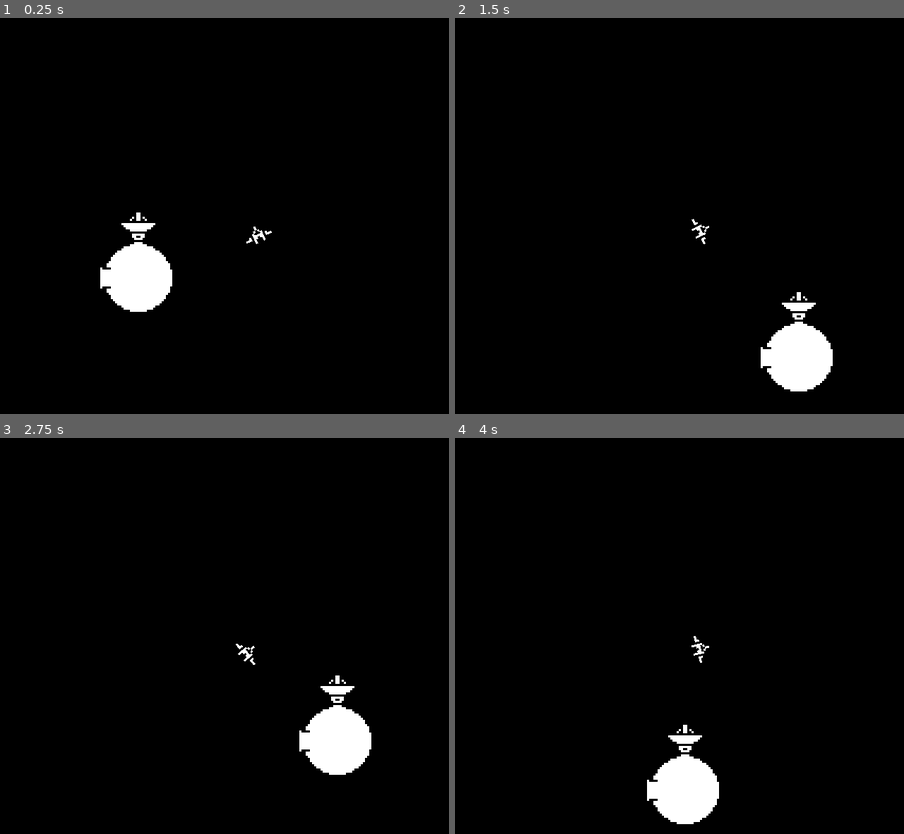
Above: before the commit, frames 1-4 (two rows, left to right).
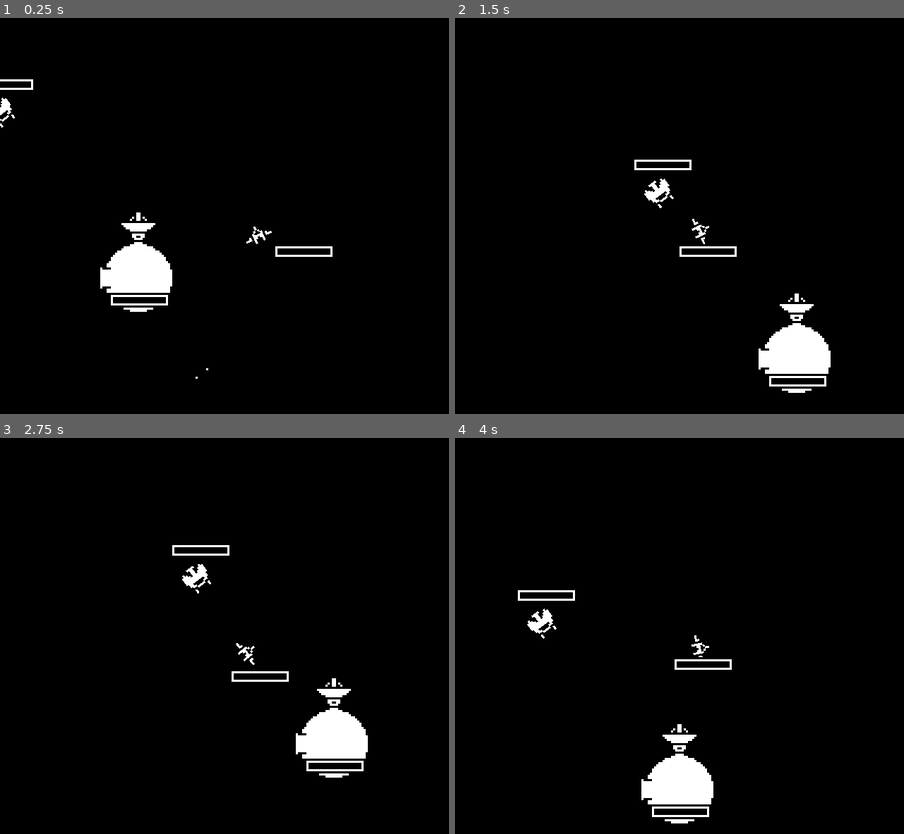
Above: after the commit, the same moments.

Repository: rthurmed/OrbitDefender
Game: Godot game, scene res://src/Main.tscn
The game is run twice, just before and just after one commit, with the same random seed, the same clock (stepped at 60 frames per second) and the same inputs.
Inputs:
- Up to frame 1 (0.25 s): no input
- Up to frame 2 (1.5 s): hold Up (higher) 0.53-1.28 s; tap X (invert) at 0.8, 1.35 s
- Up to frame 3 (2.75 s): tap Down (lower) at 1.55 s; hold Down (lower) from 2.03 s (still down); tap Z (shoot) at 2.3 s
- Up to frame 4 (4 s): release Down (lower) at 2.78 s; tap Z (shoot) at 2.85 s; tap Up (higher) at 3.05 s; hold Up (higher) from 3.53 s (still down); tap X (invert) at 3.8 s

The runs differ from the first frame. In frame 1, 0.7% of the frame differs, in the area x 0-75%, y 15-92%; in frame 2, 1.1%; in frame 3, 1.3%; in frame 4, 1.4%, in the area x 13-62%, y 38-98%.

Commit message:
Added test enemy. Implemented simple damage system

Diff:
--- a/src/Main.tscn
+++ b/src/Main.tscn
@@ -1,9 +1,14 @@
-[gd_scene load_steps=3 format=2]
+[gd_scene load_steps=4 format=2]
 
 [ext_resource path="res://src/game/Planet.tscn" type="PackedScene" id=1]
 [ext_resource path="res://src/game/ship/Ship.tscn" type="PackedScene" id=2]
+[ext_resource path="res://src/game/enemy/Enemy.tscn" type="PackedScene" id=3]
 
 [node name="Main" type="Node2D"]
+
+[node name="Enemy" parent="." instance=ExtResource( 3 )]
+position = Vector2( -66, -80 )
+rotation = 2.49224
 
 [node name="Planet" parent="." instance=ExtResource( 1 )]
 
--- /dev/null
+++ b/src/game/Gun.gd
@@ -0,0 +1,21 @@
+extends Node2D
+
+
+export var shooting = false
+export var dps = 1.0
+
+onready var bullets = $Bullets
+onready var raycast = $RayCast
+
+
+func _process(delta):
+	bullets.emitting = shooting
+	bullets.global_rotation = 0
+	bullets.direction = Vector2.UP.rotated(global_rotation)
+
+	raycast.enabled = shooting
+
+	if raycast.is_colliding():
+		var collider = raycast.get_collider()
+		var health_module = collider.find_node("HealthModule")
+		health_module.hit(dps * delta)
--- /dev/null
+++ b/src/game/Gun.tscn
@@ -0,0 +1,19 @@
+[gd_scene load_steps=2 format=2]
+
+[ext_resource path="res://src/game/Gun.gd" type="Script" id=1]
+
+[node name="Gun" type="Node2D"]
+script = ExtResource( 1 )
+
+[node name="RayCast" type="RayCast2D" parent="."]
+cast_to = Vector2( 0, -140 )
+collide_with_areas = true
+
+[node name="Bullets" type="CPUParticles2D" parent="."]
+amount = 16
+lifetime = 0.4
+local_coords = false
+direction = Vector2( 0, -1 )
+spread = 5.0
+gravity = Vector2( 0, 0 )
+initial_velocity = 600.0
--- /dev/null
+++ b/src/game/HealthModule.gd
@@ -0,0 +1,30 @@
+extends Node2D
+
+
+export var health_points = 10
+
+onready var progress_bar = $ProgressBar
+
+signal died
+signal hit(amount, hp)
+
+
+func _ready():
+	progress_bar.max_value = health_points
+	progress_bar.value = health_points
+
+
+func _process(_delta):
+	global_rotation = 0
+
+
+func is_alive():
+	return health_points > 0
+
+
+func hit(amount):
+	health_points -= amount
+	progress_bar.value = health_points
+	emit_signal("hit", amount, health_points)
+	if health_points <= 0:
+		emit_signal("died")
--- /dev/null
+++ b/src/game/HealthModule.tscn
@@ -0,0 +1,33 @@
+[gd_scene load_steps=4 format=2]
+
+[ext_resource path="res://src/game/HealthModule.gd" type="Script" id=1]
+
+[sub_resource type="StyleBoxFlat" id=1]
+bg_color = Color( 0, 0, 0, 1 )
+border_width_left = 4
+border_width_top = 4
+border_width_right = 4
+border_width_bottom = 4
+border_color = Color( 0, 0, 0, 0 )
+
+[sub_resource type="StyleBoxFlat" id=2]
+bg_color = Color( 1, 1, 1, 1 )
+border_width_left = 2
+border_width_top = 2
+border_width_right = 2
+border_width_bottom = 2
+border_color = Color( 0, 0, 0, 1 )
+
+[node name="HealthModule" type="Node2D" groups=["health_module"]]
+script = ExtResource( 1 )
+
+[node name="ProgressBar" type="ProgressBar" parent="."]
+margin_left = -3.0
+margin_top = -4.0
+margin_right = 55.0
+margin_bottom = 10.0
+rect_scale = Vector2( 0.5, 0.5 )
+custom_styles/fg = SubResource( 1 )
+custom_styles/bg = SubResource( 2 )
+value = 50.0
+percent_visible = false
--- a/src/game/Planet.tscn
+++ b/src/game/Planet.tscn
@@ -1,14 +1,18 @@
-[gd_scene load_steps=3 format=2]
+[gd_scene load_steps=4 format=2]
 
 [ext_resource path="res://assets/planet.png" type="Texture" id=1]
+[ext_resource path="res://src/game/HealthModule.tscn" type="PackedScene" id=2]
 
 [sub_resource type="CircleShape2D" id=1]
 radius = 17.0294
 
-[node name="Planet" type="KinematicBody2D" groups=["friendly"]]
+[node name="Planet" type="Area2D" groups=["friendly", "planet"]]
 
 [node name="Sprite" type="Sprite" parent="."]
 texture = ExtResource( 1 )
 
 [node name="CollisionShape2D" type="CollisionShape2D" parent="."]
 shape = SubResource( 1 )
+
+[node name="HealthModule" parent="." instance=ExtResource( 2 )]
+position = Vector2( -11, 11 )
--- /dev/null
+++ b/src/game/enemy/Enemy.tscn
@@ -0,0 +1,29 @@
+[gd_scene load_steps=5 format=2]
+
+[ext_resource path="res://assets/enemy1.png" type="Texture" id=1]
+[ext_resource path="res://src/game/Gun.tscn" type="PackedScene" id=2]
+[ext_resource path="res://src/game/HealthModule.tscn" type="PackedScene" id=3]
+
+[sub_resource type="CircleShape2D" id=1]
+radius = 7.0
+
+[node name="Enemy" type="Area2D"]
+
+[node name="Sprite" type="Sprite" parent="."]
+position = Vector2( 0, -2 )
+texture = ExtResource( 1 )
+
+[node name="CollisionShape2D" type="CollisionShape2D" parent="."]
+shape = SubResource( 1 )
+
+[node name="HealthModule" parent="." instance=ExtResource( 3 )]
+position = Vector2( 0, 14 )
+health_points = 4
+
+[node name="Gun1" parent="." instance=ExtResource( 2 )]
+position = Vector2( -3.5, -8 )
+dps = 0.2
+
+[node name="Gun2" parent="." instance=ExtResource( 2 )]
+position = Vector2( 3.5, -8 )
+dps = 0.2
--- a/src/game/ship/Gun.gd
+++ /dev/null
@@ -1,22 +0,0 @@
-extends Node2D
-
-
-onready var spaceship = $"../.."
-onready var bullets = $Bullets
-onready var raycast = $RayCast
-
-var shooting
-
-
-func _process(_delta):
-	shooting = Input.is_action_pressed("shoot")
-
-	bullets.emitting = shooting
-	bullets.global_rotation = 0
-	bullets.direction = Vector2.UP.rotated(global_rotation)
-
-	raycast.enabled = shooting
-
-
-func _on_Spaceship_inverting(_inverted):
-	bullets.orbit_velocity = bullets.orbit_velocity * -1
--- a/src/game/ship/RotatoryAxis.gd
+++ b/src/game/ship/RotatoryAxis.gd
@@ -25,5 +25,5 @@
 		emit_signal("full360")
 
 
-func _on_Spaceship_inverting(_inverted):
+func _on_Ship_inverting(_inverted):
 	target_speed = target_speed * -1
--- /dev/null
+++ b/src/game/ship/Ship.gd
@@ -0,0 +1,49 @@
+extends Node2D
+
+
+export var min_altitude = 32
+export var max_altitude = 128
+export var v_move_speed = 20
+
+onready var animation = $RotatoryAxis/Spaceship/AnimationPlayer
+onready var visual_instance = $RotatoryAxis/Spaceship/VisualInstance
+onready var ship_sprite = $RotatoryAxis/Spaceship/VisualInstance/Sprite
+onready var ship = $RotatoryAxis/Spaceship
+onready var gun = $RotatoryAxis/Spaceship/VisualInstance/Gun
+onready var rotatory_axis = $RotatoryAxis
+
+signal inverting(inverted)
+
+
+# TODO: Implement bombs
+# TODO: Implement ammo
+# TODO: Implement damages
+
+
+func _process(delta):
+	# Shooting logic
+	gun.shooting = Input.is_action_pressed("shoot")
+
+	# Switch between clockwise and counter-clockwise
+	if (
+		not animation.is_playing() and
+		Input.is_action_just_pressed("invert")
+	):
+		animation.play("deinvert" if is_inverted() else "invert")
+		emit_signal("inverting", is_inverted())
+
+	# Move up and down
+	if (
+		Input.is_action_pressed("higher") or
+		Input.is_action_pressed("lower")
+	):
+		var move_x = (
+			Input.get_action_strength("higher") -
+			Input.get_action_strength("lower")
+		)
+		var target_position_x = clamp(ship.position.x + move_x, min_altitude, max_altitude)
+		ship.position.x = lerp(ship.position.x, target_position_x, delta * v_move_speed)
+
+
+func is_inverted():
+	return rotatory_axis.target_speed > 0
--- a/src/game/ship/Ship.tscn
+++ b/src/game/ship/Ship.tscn
@@ -1,9 +1,10 @@
-[gd_scene load_steps=9 format=2]
+[gd_scene load_steps=10 format=2]
 
 [ext_resource path="res://src/game/ship/RotatoryAxis.gd" type="Script" id=1]
 [ext_resource path="res://assets/spaceship.png" type="Texture" id=2]
-[ext_resource path="res://src/game/ship/Spaceship.gd" type="Script" id=3]
-[ext_resource path="res://src/game/ship/Gun.gd" type="Script" id=4]
+[ext_resource path="res://src/game/HealthModule.tscn" type="PackedScene" id=3]
+[ext_resource path="res://src/game/Gun.tscn" type="PackedScene" id=4]
+[ext_resource path="res://src/game/ship/Ship.gd" type="Script" id=5]
 
 [sub_resource type="CircleShape2D" id=1]
 radius = 5.09902
@@ -54,13 +55,13 @@
 }
 
 [node name="Ship" type="Node2D"]
+script = ExtResource( 5 )
 
 [node name="RotatoryAxis" type="Node2D" parent="."]
 script = ExtResource( 1 )
 
-[node name="Spaceship" type="KinematicBody2D" parent="RotatoryAxis" groups=["friendly"]]
+[node name="Spaceship" type="Area2D" parent="RotatoryAxis" groups=["friendly", "player"]]
 position = Vector2( 60, 0 )
-script = ExtResource( 3 )
 
 [node name="VisualInstance" type="Node2D" parent="RotatoryAxis/Spaceship"]
 position = Vector2( 0, 4 )
@@ -69,21 +70,12 @@
 position = Vector2( -0.5, 0 )
 texture = ExtResource( 2 )
 
-[node name="Gun" type="Node2D" parent="RotatoryAxis/Spaceship/VisualInstance"]
-position = Vector2( 0, -4 )
-script = ExtResource( 4 )
+[node name="Gun" parent="RotatoryAxis/Spaceship/VisualInstance" instance=ExtResource( 4 )]
+position = Vector2( 0, -5.5 )
+dps = 20.0
 
-[node name="RayCast" type="RayCast2D" parent="RotatoryAxis/Spaceship/VisualInstance/Gun"]
-cast_to = Vector2( 0, -140 )
-
-[node name="Bullets" type="CPUParticles2D" parent="RotatoryAxis/Spaceship/VisualInstance/Gun"]
-amount = 16
-lifetime = 0.4
-local_coords = false
-direction = Vector2( 0, -1 )
-spread = 5.0
-gravity = Vector2( 0, 0 )
-initial_velocity = 600.0
+[node name="HealthModule" parent="RotatoryAxis/Spaceship/VisualInstance" instance=ExtResource( 3 )]
+position = Vector2( 6, 12 )
 
 [node name="CollisionShape2D" type="CollisionShape2D" parent="RotatoryAxis/Spaceship"]
 position = Vector2( 0, 4 )
@@ -97,6 +89,4 @@
 anims/deinvert = SubResource( 4 )
 anims/invert = SubResource( 2 )
 
-[connection signal="inverting" from="RotatoryAxis/Spaceship" to="RotatoryAxis" method="_on_Spaceship_inverting"]
-[connection signal="inverting" from="RotatoryAxis/Spaceship" to="RotatoryAxis/Spaceship/VisualInstance/Gun" method="_on_Spaceship_inverting"]
-[connection signal="animation_finished" from="RotatoryAxis/Spaceship/AnimationPlayer" to="RotatoryAxis/Spaceship" method="_on_AnimationPlayer_animation_finished"]
+[connection signal="inverting" from="." to="RotatoryAxis" method="_on_Ship_inverting"]
--- a/src/game/ship/Spaceship.gd
+++ /dev/null
@@ -1,45 +0,0 @@
-extends KinematicBody2D
-
-
-const MIN_ALTITUDE = 32
-const MAX_ALTITUDE = 128
-
-export var v_move_speed = 20
-
-onready var animation = $AnimationPlayer
-onready var visual_instance = $VisualInstance
-onready var ship_sprite = $VisualInstance/Sprite
-onready var rotatory_axis = $".."
-
-signal inverting(inverted)
-
-
-func _process(delta):
-	# Switch between clockwise and counter-clockwise
-	if (
-		not animation.is_playing() and
-		Input.is_action_just_pressed("invert")
-	):
-		animation.play("deinvert" if is_inverted() else "invert")
-		emit_signal("inverting", is_inverted())
-
-	# Move up and down
-	if (
-		Input.is_action_pressed("higher") or
-		Input.is_action_pressed("lower")
-	):
-		var move_x = (
-			Input.get_action_strength("higher") -
-			Input.get_action_strength("lower")
-		)
-		var target_position_x = clamp(position.x + move_x, MIN_ALTITUDE, MAX_ALTITUDE)
-		position.x = lerp(position.x, target_position_x, delta * v_move_speed)
-
-
-func is_inverted():
-	return rotatory_axis.target_speed > 0
-
-
-func _on_AnimationPlayer_animation_finished(anim_name):
-	if anim_name == "invert":
-		pass
